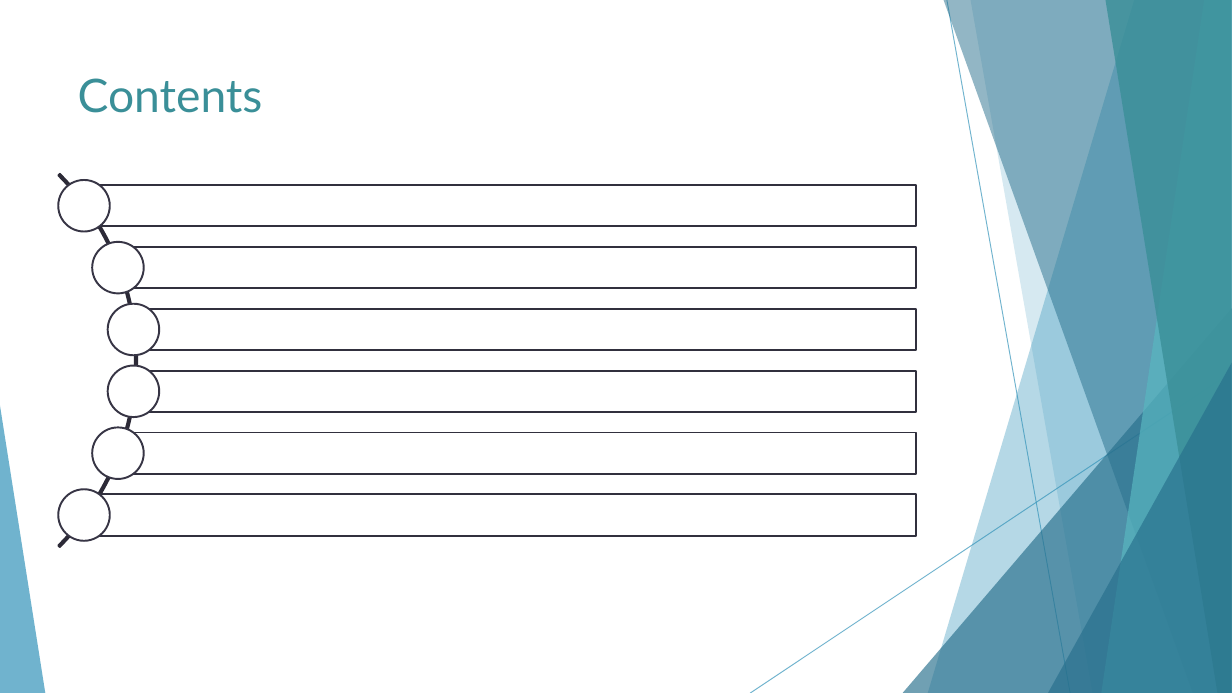
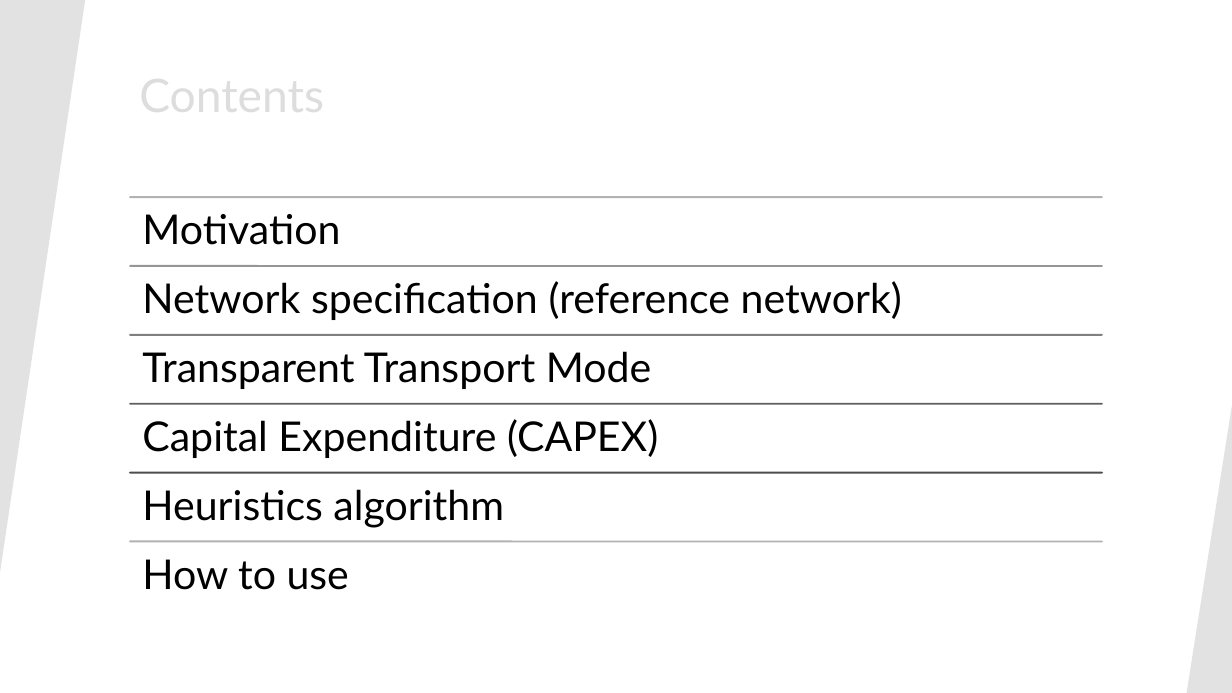
Before and after one commit to netxpto/NetPlanner, a slide deck: slide 2 of sdf/heuristic/transparent/Results/Thesis_Presentation.pptx. Drawn at 1232x693 pixels with LibreOffice and Linux fonts; fonts in the diff are those of the drawing. Boxes give left, top, right and bottom in pixels: in the first picture for what was removed or moved away, otherwise in the second. Text is boxed around its words. In the diff, an @@ line names an element or a change of style, - is before the commit and + after.

```diff
--- a/sdf/heuristic/transparent/Results/Thesis_Presentation.pptx
+++ b/sdf/heuristic/transparent/Results/Thesis_Presentation.pptx
@@ rectangle added at (0,0,1232,693), fill #FFFFFF @@
@@ triangle added at (0,0,85,573), fill #DDDDDD at 85% opacity @@
@@ freeform shape at (928,0,1232,693): fill #3494BA at 36% opacity to #DDDDDD at 36% opacity @@
@@ freeform shape at (944,0,1232,693): fill #276F8B at 50% opacity to #A6A6A6 at 50% opacity @@
@@ line (947, 0) - (1070, 693): stroke #3494BA 0.75 pt to #DDDDDD 0.75 pt @@
@@ freeform shape at (970,0,1232,693): fill #3494BA at 20% opacity to #DDDDDD at 20% opacity @@
@@ freeform shape at (1102,0,1232,693): fill #58B6C0 at 70% opacity to #B2B2B2 at 70% opacity @@
@@ freeform shape at (1105,0,1232,693): fill #3A8F98 at 80% opacity to #858585 at 80% opacity @@
@@ title removed at (78,78,263,113) @@
-Contents
@@ triangle at (903,308,1232,693): fill #276F8B at 66% opacity to #A6A6A6 at 66% opacity @@
@@ line (1232, 372) - (750, 693): stroke #3494BA 0.75 pt to #DDDDDD 0.75 pt @@
@@ triangle at (1048,363,1232,693): fill #276F8B at 66% opacity to #A6A6A6 at 66% opacity @@
@@ triangle at (0,406,45,693): fill #3494BA at 70% opacity to #DDDDDD at 70% opacity @@
@@ triangle added at (1187,406,1232,693), fill #DDDDDD at 85% opacity @@
@@ group removed at (0,97,916,625): 6 rectangles, 6 ellipses, 1 arch (boxed as its full ring) @@
@@ group added at (130,197,1103,590): 6 lines, 6 texts @@
+Motivation
+Network specification (reference network)
+Transparent Transport Mode
+Capital Expenditure (CAPEX)
+Heuristics algorithm
+How to use
```
Also in this commit, not shown: 10 other slides changed, 6 slides added, 3 slides removed, 14 other files.
